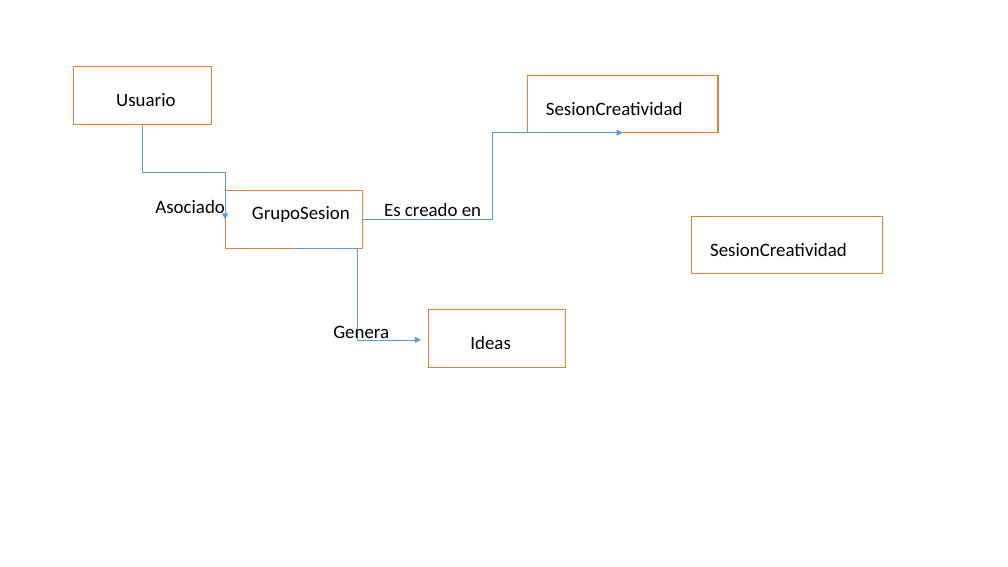
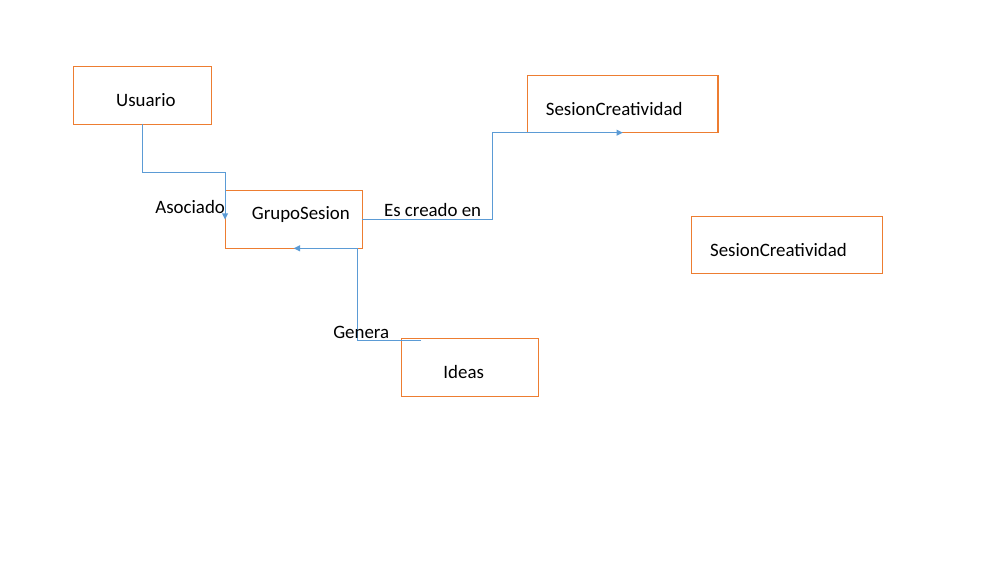
Before and after one commit to ddiazUNSJ/rtideas, a slide deck: slide 1 of Presentación2.odp. Drawn at 1008x567 pixels with LibreOffice and Linux fonts; fonts in the diff are those of the drawing. Boxes give left, top, right and bottom in pixels: in the first picture for what was removed or moved away, otherwise in the second. Text is boxed around its words. In the diff, an @@ line names an element or a change of style, - is before the commit and + after.

```diff
--- a/Presentación2.odp
+++ b/Presentación2.odp
@@ elbow arrow moved from (294, 249) - (421, 340) to (421, 340) - (294, 248) @@
@@ freeform shape: place and size @@
-freeform shape at <box>428,310,566,368</box>
+freeform shape at <box>402,339,539,396</box>
@@ text "Ideas": place and size @@
-text "Ideas" at <box>470,336,510,349</box>
+text "Ideas" at <box>443,365,483,378</box>
```
Also in this commit, not shown: 1 other slide changed, 3 other files.
